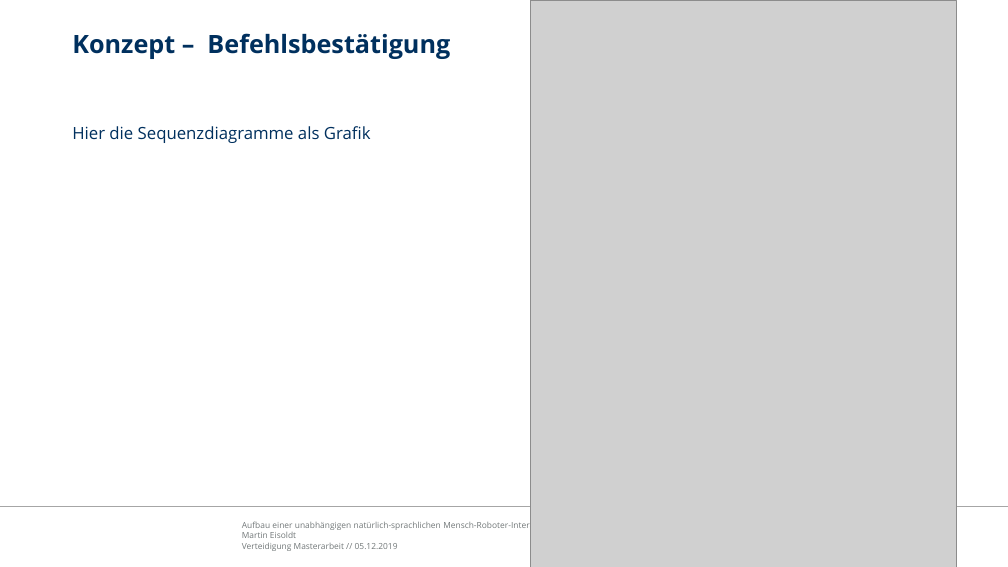
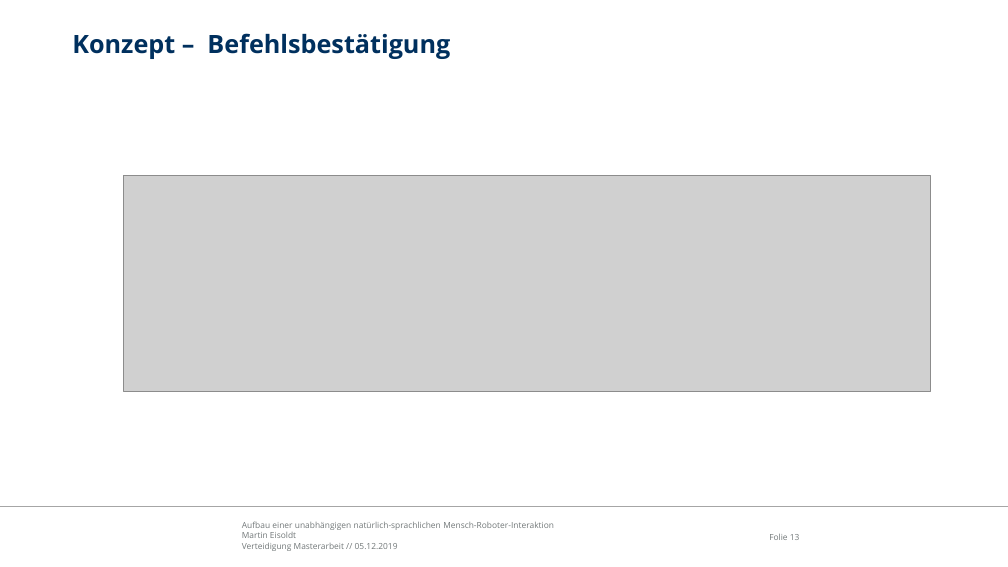
Before and after one commit to edegeyer/masterarbeit, a slide deck: slide 13 of verteidigung/verteidigung.pptx. Drawn at 1008x567 pixels with LibreOffice and Linux fonts; fonts in the diff are those of the drawing; grey boxes stand for pictures; background and template pictures are left out. Boxes give left, top, right and bottom in pixels: in the first picture for what was removed or moved away, otherwise in the second. Text is boxed around its words. In the diff, an @@ line names an element or a change of style, - is before the commit and + after.

```diff
--- a/verteidigung/verteidigung.pptx
+++ b/verteidigung/verteidigung.pptx
@@ picture removed at (530, 0, 956, 567) @@
@@ text removed at (72, 126, 371, 143) @@
-Hier die Sequenzdiagramme als Grafik
@@ picture added at (124, 175, 931, 392) @@
@@ page number added at (769, 534, 800, 540), 8 pt, text #727879 @@
+Folie 13
```
Also in this commit, not shown: 3 other slides changed.
